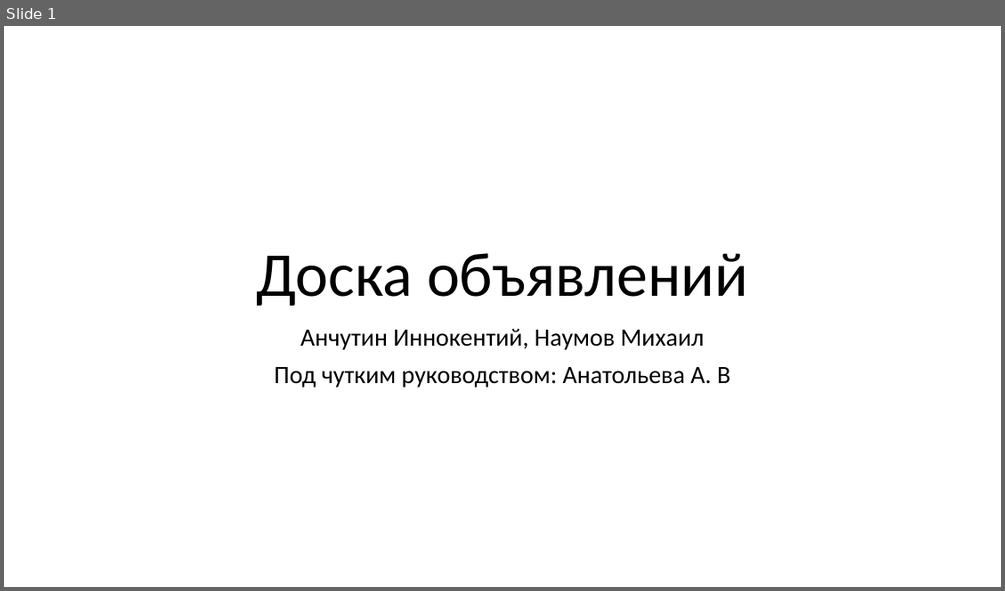
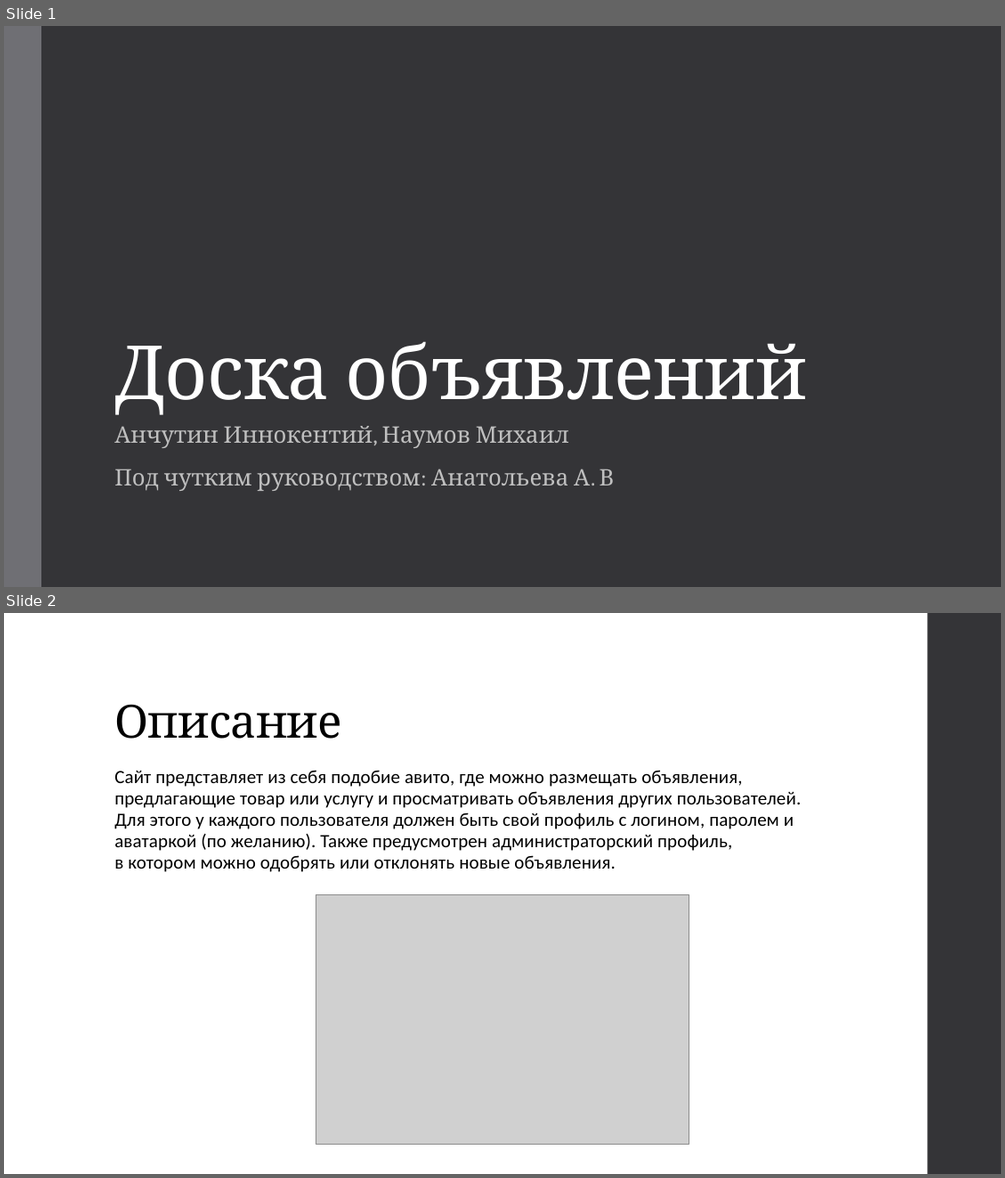
Before and after one commit to Mikhail716662/Project_WEB_Naumov_Anchutin, a slide deck: materials/presentation.pptx. Shown one above the other, each under a label of ours: slide 1 before the commit, slides 1 and 2 after it. The pictures are 1005x591 and 1005x1178 pixels, drawn with LibreOffice and Linux fonts; fonts in the diff are those of the drawing; grey boxes stand for pictures. Boxes give left, top, right and bottom in pixels: in the first picture for what was removed or moved away, otherwise in the second. Text is boxed around its words. In the diff, an @@ line names an element or a change of style, - is before the commit and + after.

```diff
--- a/materials/presentation.pptx
+++ b/materials/presentation.pptx
@@ slide 2 added at (x1=4, y1=613, x2=1001, y2=1174), background #FFFFFF @@
@@ rectangle added at (x1=928, y1=613, x2=1001, y2=1174), fill #353537 @@
@@ title added at (x1=114, y1=704, x2=342, y2=738), 44 pt, text #000000 @@
+Описание
@@ text added at (x1=114, y1=770, x2=801, y2=872), 18 pt, text #000000 @@
+Сайт представляет из себя подобие авито, где можно размещать объявления,
+предлагающие товар или услугу и просматривать объявления других пользователей. Для этого у каждого пользователя должен быть свой профиль с логином, паролем и аватаркой (по желанию). Также предусмотрен администраторский профиль,
+в котором можно одобрять или отклонять новые объявления.
@@ picture added at (x1=316, y1=895, x2=689, y2=1144) @@
@@ slide 1 changed as well @@
@@ background #FFFFFF to #353537 @@
@@ rectangle added at (x1=4, y1=26, x2=41, y2=587), fill #6F6F74 @@
@@ title "Доска объявлений" moved from (x1=256, y1=253, x2=748, y2=305) to (x1=114, y1=341, x2=807, y2=415) @@
@@ title "Доска объявлений" at (x1=114, y1=341, x2=807, y2=415): size 60 to 72 pt, font Calibri to Cambria, text colour #000000 to #FFFFFF, letter spacing 0 to -0.5 pt; alignment centre to left; line spacing 0.9 to 0.85 @@
@@ subtitle "Анчутин Иннокентий, Наумов Михаил" moved from (x1=274, y1=329, x2=730, y2=387) to (x1=114, y1=426, x2=615, y2=491) @@
@@ subtitle "Анчутин Иннокентий, Наумов Михаил" at (x1=114, y1=426, x2=615, y2=491): size 24 to 22 pt, font Calibri to Cambria, text colour #000000 to #BFBFBF, letter spacing 0 to 0.1 pt; alignment centre to left; line spacing 0.9 to 0.95; more space between paragraphs @@
```
Also in this commit, not shown: 4 other slides changed, 5 other slides added, 4 slides removed.
